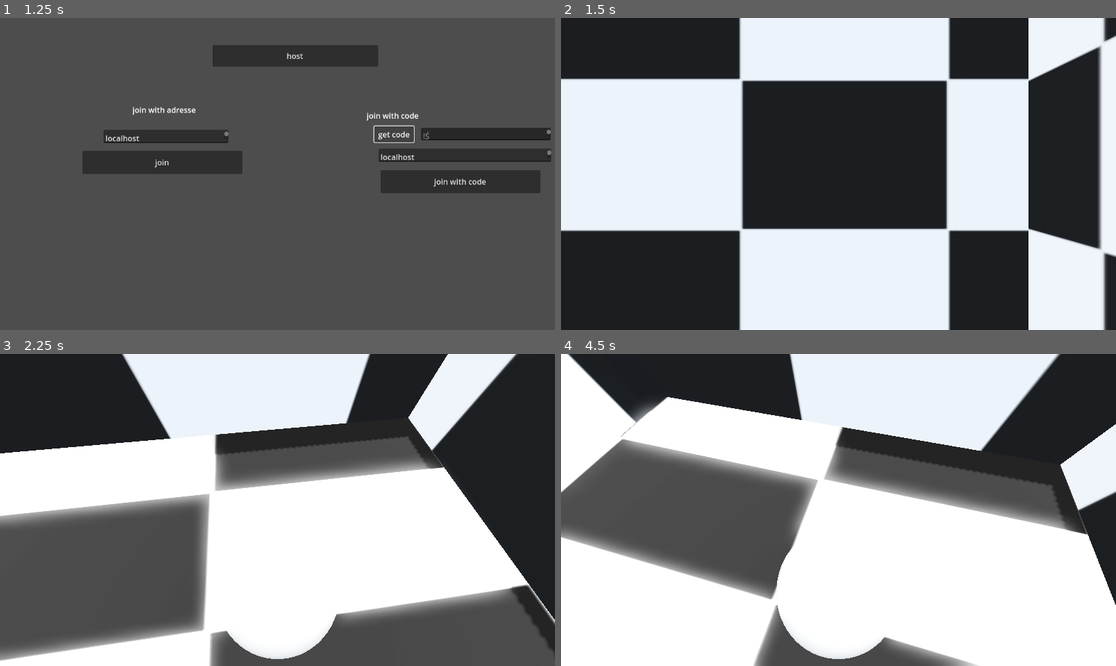
Above: before the commit, frames 1-4 (two rows, left to right).
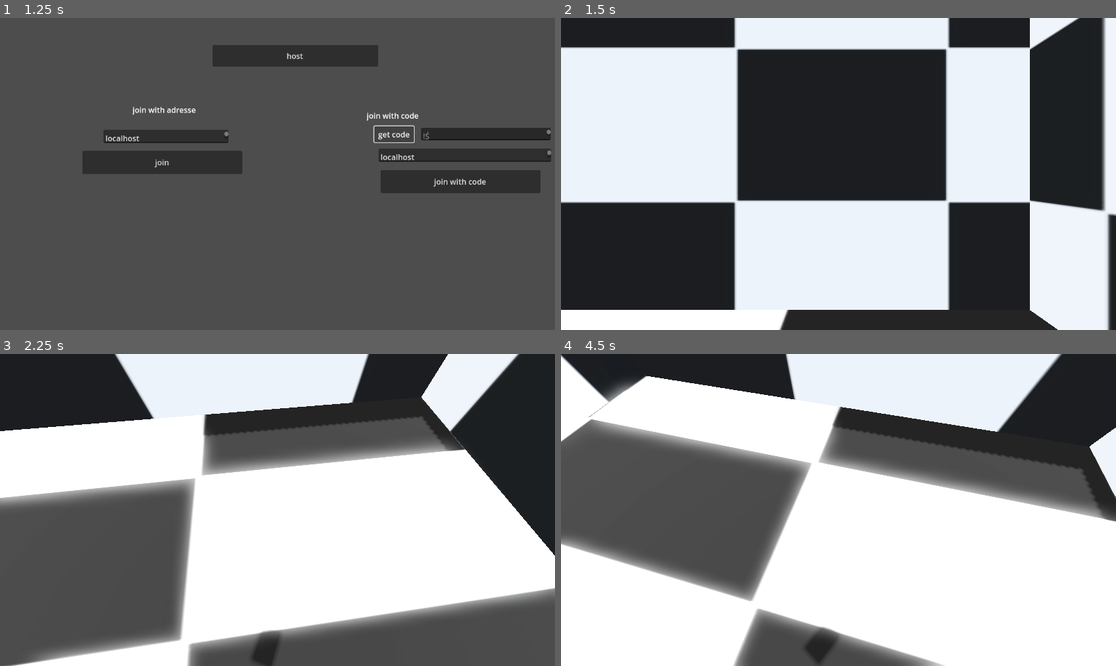
Above: after the commit, the same moments.

Repository: Titruc/IDWN
Game: Godot game, scene res://game/data/scene/game_controler.tscn
Two runs of this game, one before a commit and one after it. Both use one fixed random seed, a clock stepped at 60 frames per second and the inputs below.
Inputs (mouse positions are in pixels of both pictures, inside the frame that each line leads up to):
- Up to frame 1 (1.25 s): click "get code" at 0.5 s
- Up to frame 2 (1.5 s): click "host" at 1.25 s
- Up to frame 3 (2.25 s): tap Enter at 2 s; move the mouse to (305, 510) at 2.02 s; hold W (up) from 2.03 s (still down); hold Shift (sprint) from 2.03 s (still down)
- Up to frame 4 (4.5 s): keep holding W (up); tap Space (jump) at 2.27, 2.75, 3.02, 4.25 s; move the mouse to (810, 510) at 2.77 s; release Shift (sprint) at 2.78 s; tap Shift (sprint) at 2.85, 4.35 s; tap Enter at 3.5 s; move the mouse to (849, 503) at 3.52 s; hold Shift (sprint) 3.53-4.28 s; move the mouse to (832, 516) at 4.27 s

Frame 1 is identical in both runs. In frame 2, 27% of the frame differs, in the area x 0-100%, y 0-100%; in frame 3, 25%; in frame 4, 24%.
Error before the commit: Invalid call. Nonexistent function 'isOnFloorImprove' in base 'Nil'. (res://game/data/script/entity/player/default/controler.gd:93)

Commit message:
forgot variable + reduce raycast lenght

Diff:
--- a/game/data/scene/player.tscn
+++ b/game/data/scene/player.tscn
@@ -33,11 +33,12 @@
 properties/0/spawn = true
 properties/0/replication_mode = 1
 
-[node name="CharacterBody3D" type="CharacterBody3D" node_paths=PackedStringArray("velocityHandler", "inputhandler")]
+[node name="CharacterBody3D" type="CharacterBody3D" node_paths=PackedStringArray("velocityHandler", "inputhandler", "isOnFloor")]
 script = ExtResource("1_d2vbu")
 playerAttribute = SubResource("Resource_04fj1")
 velocityHandler = NodePath("velocityComponent")
 inputhandler = NodePath("inputHandler")
+isOnFloor = NodePath("isOnFloorComponent")
 
 [node name="MeshInstance3D" type="MeshInstance3D" parent="."]
 mesh = SubResource("CapsuleMesh_u3t1x")
